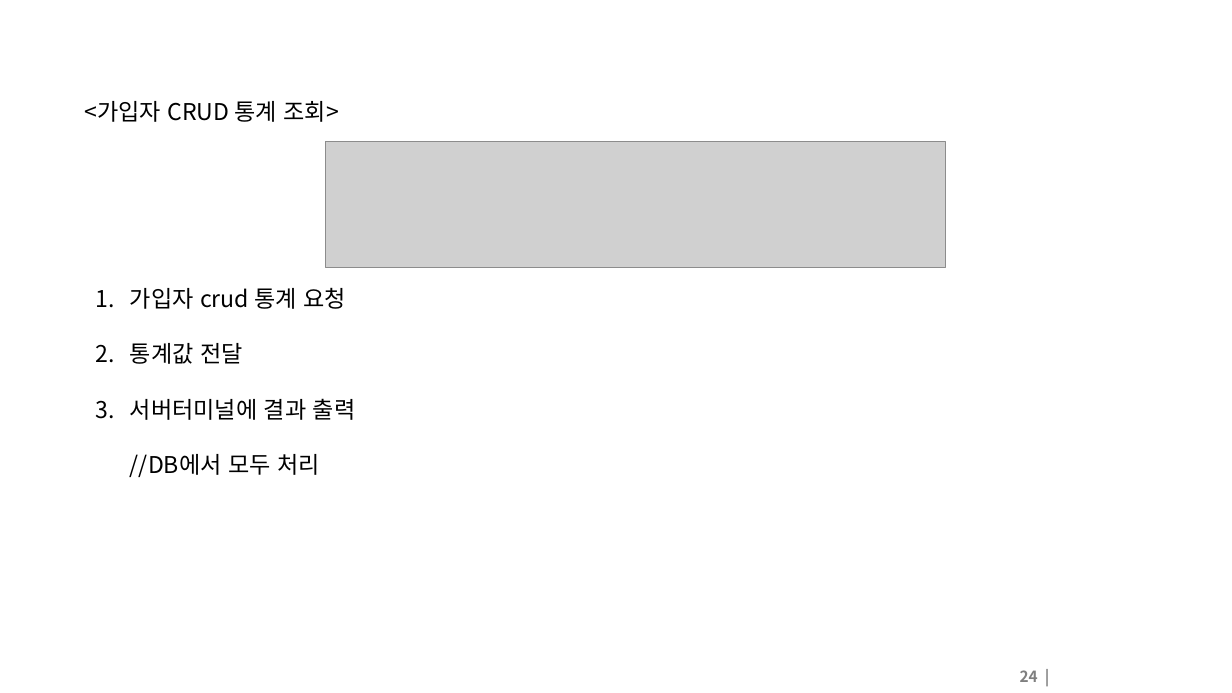
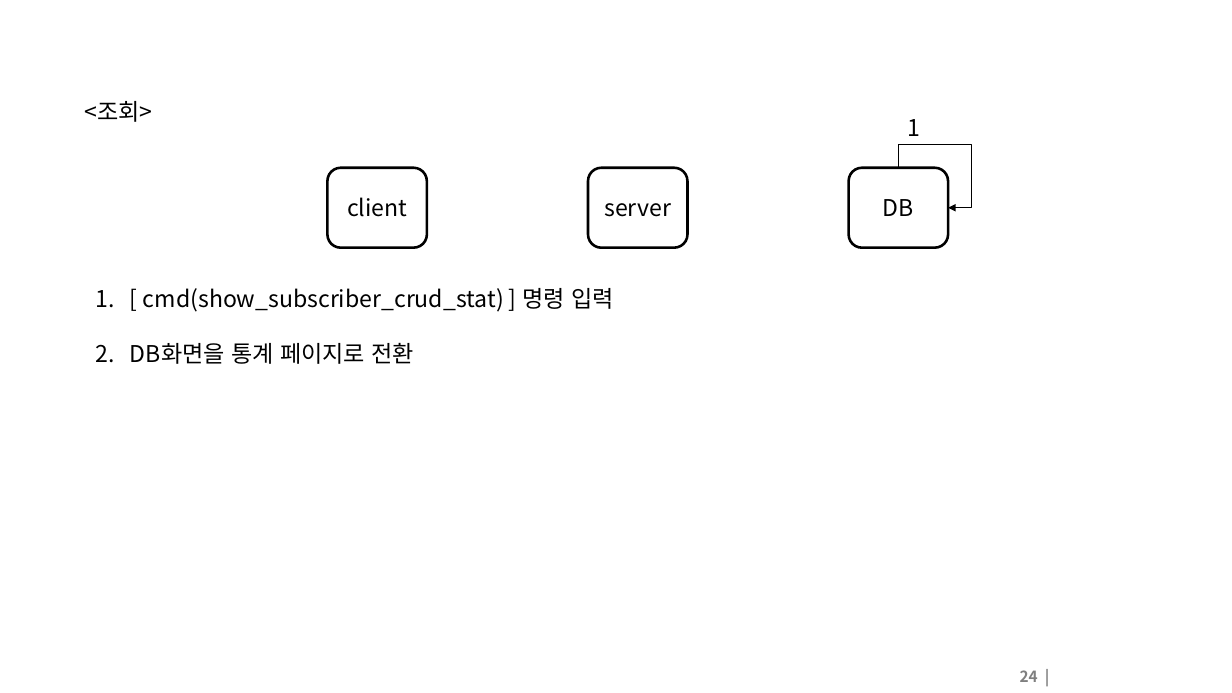
Before and after one commit to yunsarasak/tcp_chat, a slide deck: slide 24 of doc/functional_specification_new.pptx. Drawn at 1232x693 pixels with LibreOffice and Linux fonts; fonts in the diff are those of the drawing; grey boxes stand for pictures; background and template pictures are left out. Boxes give left, top, right and bottom in pixels: in the first picture for what was removed or moved away, otherwise in the second. Text is boxed around its words. In the diff, an @@ line names an element or a change of style, - is before the commit and + after.

Commit message:
Add DB schema , ui prototype, client flow

```diff
--- a/doc/functional_specification_new.pptx
+++ b/doc/functional_specification_new.pptx
@@ text at (85, 101, 153, 122): text changed @@
-<가입자 CRUD 통계 조회>
+<조회>
@@ text added at (908, 119, 921, 136), 18 pt, text #000000 @@
+1
@@ picture removed at (325, 141, 945, 267) @@
@@ elbow arrow added from (898, 168) to (948, 208), #000000 0.75 pt @@
@@ rounded rectangle added at (327, 168, 427, 249), fill #FFFFFF, outline #000000 2 pt, 18 pt, text #000000 @@
+client
@@ rounded rectangle added at (588, 168, 688, 249), fill #FFFFFF, outline #000000 2 pt, 18 pt, text #000000 @@
+server
@@ rounded rectangle added at (848, 168, 948, 249), fill #FFFFFF, outline #000000 2 pt, 18 pt, text #000000 @@
+DB
@@ text at (130, 288, 614, 364): text changed @@
-1. 가입자 crud 통계 요청
-2. 통계값 전달
-3. 서버터미널에 결과 출력
-   //DB에서 모두 처리
+1. [ cmd(show_subscriber_crud_stat) ] 명령 입력
+2. DB화면을 통계 페이지로 전환
```
Also in this commit, not shown: 10 other slides changed, 20 slides added, 1 slide removed.
